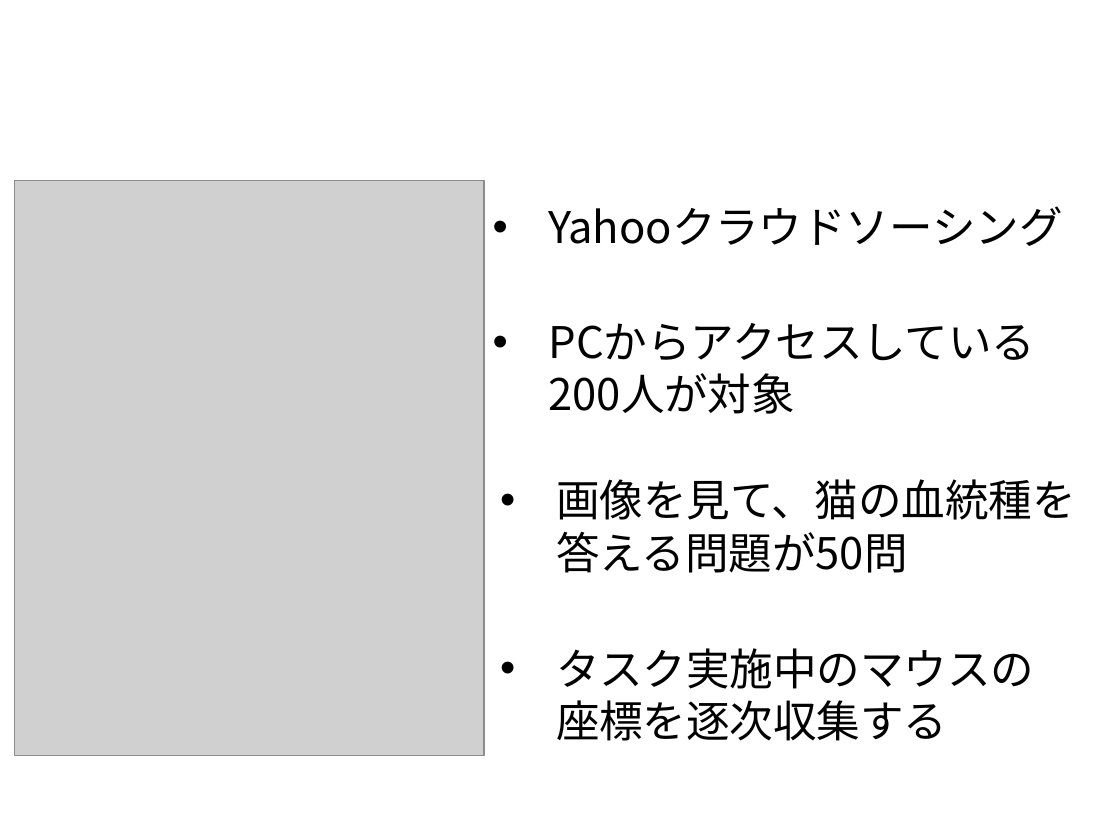
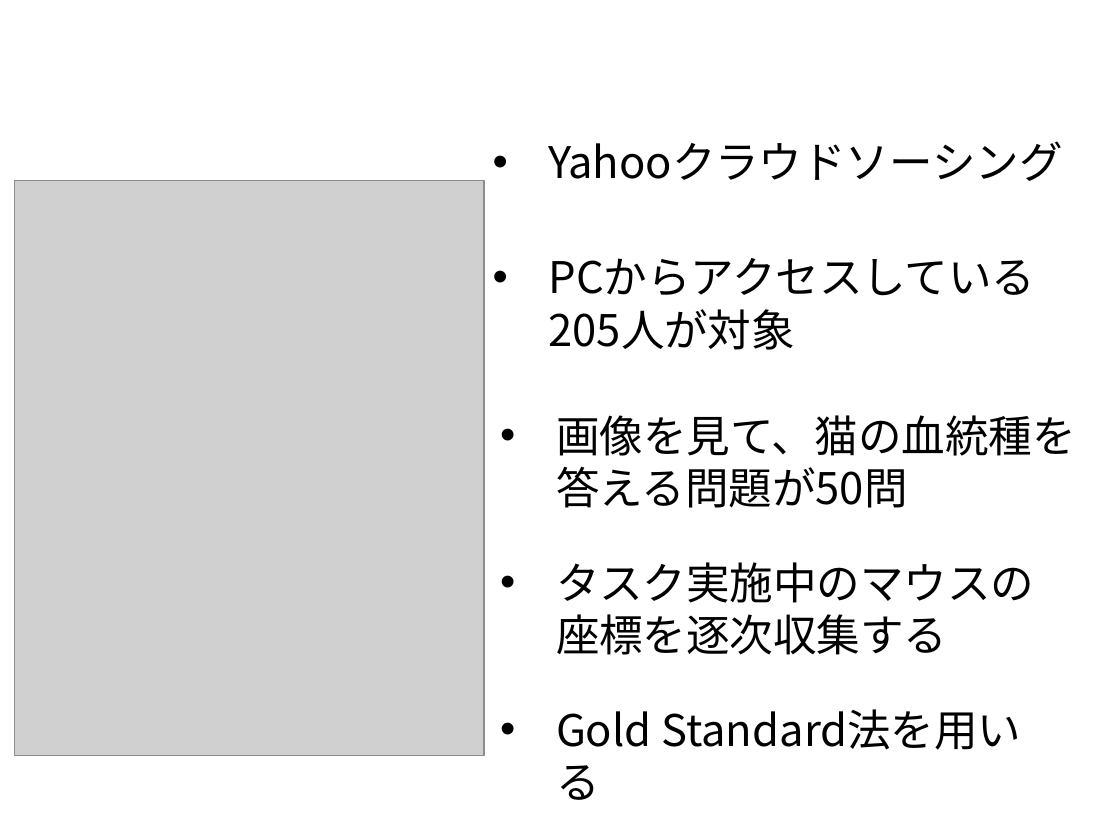
Before and after one commit to tomoya-mikami/task2, a slide deck: slide 9 of slide/presentation.pptx. Drawn at 1120x840 pixels with LibreOffice and Linux fonts; fonts in the diff are those of the drawing; grey boxes stand for pictures; background and template pictures are left out. Boxes give left, top, right and bottom in pixels: in the first picture for what was removed or moved away, otherwise in the second. Text is boxed around its words. In the diff, an @@ line names an element or a change of style, - is before the commit and + after.

```diff
--- a/slide/presentation.pptx
+++ b/slide/presentation.pptx
@@ text "Yahooクラウドソーシング": place and size @@
-text "Yahooクラウドソーシング" at [549,206,1063,246]
+text "Yahooクラウドソーシング" at [549,141,1063,181]
@@ text at [482,245,1116,362]: text changed @@
-• PCからアクセスしている200人が対象
+• PCからアクセスしている205人が対象
@@ text "画像を見て、猫の血統種を答える問題が50問": place and size @@
-text "画像を見て、猫の血統種を答える問題が50問" at [556,479,1076,573]
+text "画像を見て、猫の血統種を答える問題が50問" at [556,415,1076,508]
@@ text "タスク実施中のマウスの座標を逐次収集する": place and size @@
-text "タスク実施中のマウスの座標を逐次収集する" at [556,648,1034,741]
+text "タスク実施中のマウスの座標を逐次収集する" at [556,562,1034,655]
@@ text added at [556,711,652,747], 28 pt, text #000000 @@
+• Gold Standard法を用いる
```
Also in this commit, not shown: 18 other slides changed, 4 slides added, 1 slide removed, 2 other files.
